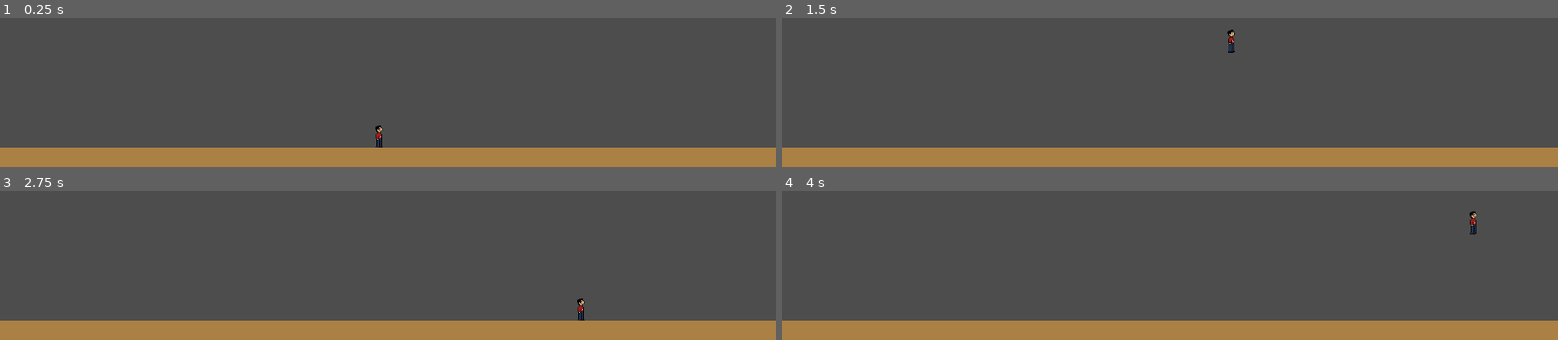
Above: before the commit, frames 1-4 (two rows, left to right).
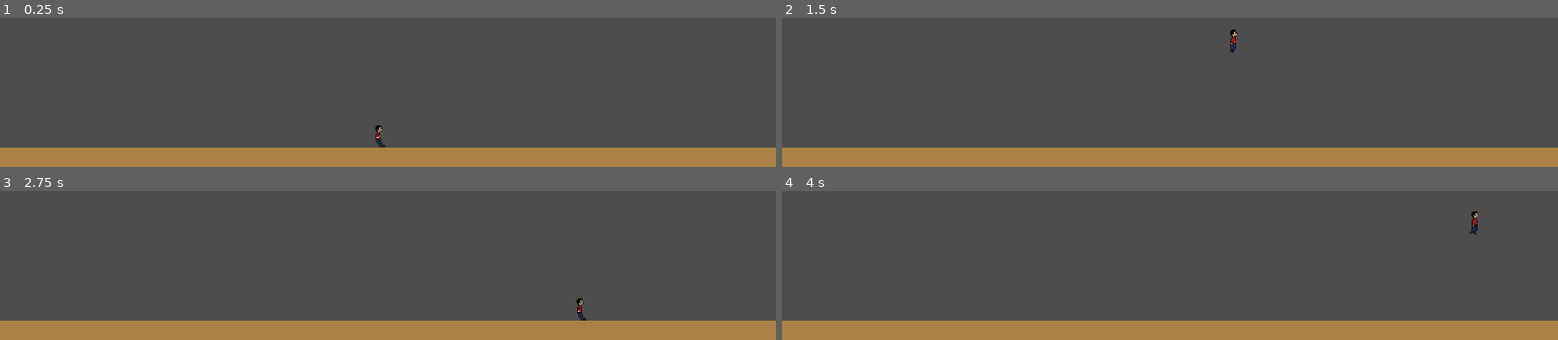
Above: after the commit, the same moments.

Repository: loganmacdougall/GlobalGameJam2025
Game: Godot game, scene res://scenes/floors/floor_00.tscn
The game is run twice, just before and just after one commit, with the same random seed, the same clock (stepped at 60 frames per second) and the same inputs. The project has no main scene, so this scene is started directly.
Inputs:
- Up to frame 1 (0.25 s): no input
- Up to frame 2 (1.5 s): tap Enter at 0.5 s; hold Right (Right) from 0.53 s (still down); tap Space (Jump) at 0.77 s
- Up to frame 3 (2.75 s): tap Space (Jump) at 1.52 s; release Right (Right) at 2.03 s; hold Left (Left) from 2.03 s (still down)
- Up to frame 4 (4 s): tap Space (Jump) at 2.75, 3.02, 3.77 s; release Left (Left) at 2.78 s; hold Right (Right) from 2.78 s (still down); tap Enter at 3.5 s

The runs differ from the first frame. In frame 1, less than 0.1% of the frame differs, in the area x 48-50%, y 72-88%; in frame 2, 0.1%, in the area x 57-59%, y 7-24%; in frame 3, less than 0.1%; in frame 4, 0.1%.

Commit message:
Added fluttering to player

Diff:
--- a/nodes/player.tscn
+++ b/nodes/player.tscn
@@ -79,6 +79,7 @@
 shape = SubResource("RectangleShape2D_d33ov")
 
 [node name="AnimatedSprite2D" type="AnimatedSprite2D" parent="."]
+unique_name_in_owner = true
 position = Vector2(-2, -2)
 sprite_frames = SubResource("SpriteFrames_5qilq")
-animation = &"ready_to_blow"
+animation = &"going_right"
--- a/scripts/player.gd
+++ b/scripts/player.gd
@@ -6,6 +6,13 @@
 const FLUTTER_POWER = 100.0
 const MIN_BUBBLE_POWER = 500
 const MAX_BUBBLE_POWER = 900
+
+const ANI_FLUTTER_LEFT = "going_left"
+const ANI_FLUTTER_RIGHT = "going_right"
+const ANI_BLOW_STANDING = "ready_to_blow"
+const ANI_STANDING = "standing_still"
+
+@onready var sprite : AnimatedSprite2D = %AnimatedSprite2D
 
 var previously_on_floor = true
 var just_landed_on_floor : bool :
@@ -69,6 +76,18 @@
 
 	velocity.x += direction * delta * FLUTTER_POWER
 
+	if direction > 0:
+		sprite.play(ANI_FLUTTER_RIGHT)
+	elif direction < 0:
+		sprite.play(ANI_FLUTTER_LEFT)
+	elif velocity.x > 0:
+		sprite.play(ANI_FLUTTER_RIGHT)
+		sprite.stop()
+	else:
+		sprite.play(ANI_FLUTTER_LEFT)
+		sprite.stop()
+
+
 func handle_walking():
 	var direction = Input.get_axis("Left", "Right")
 
